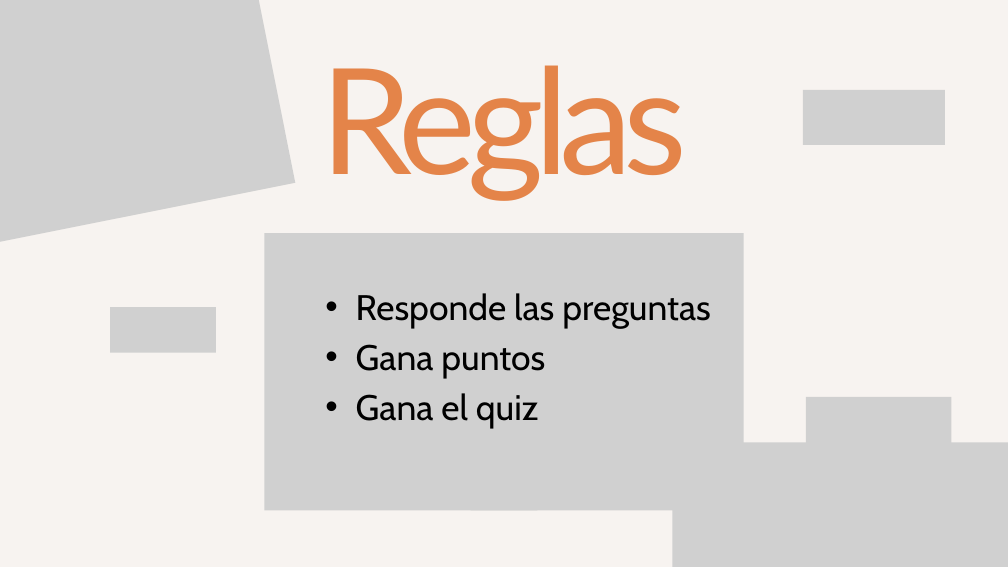
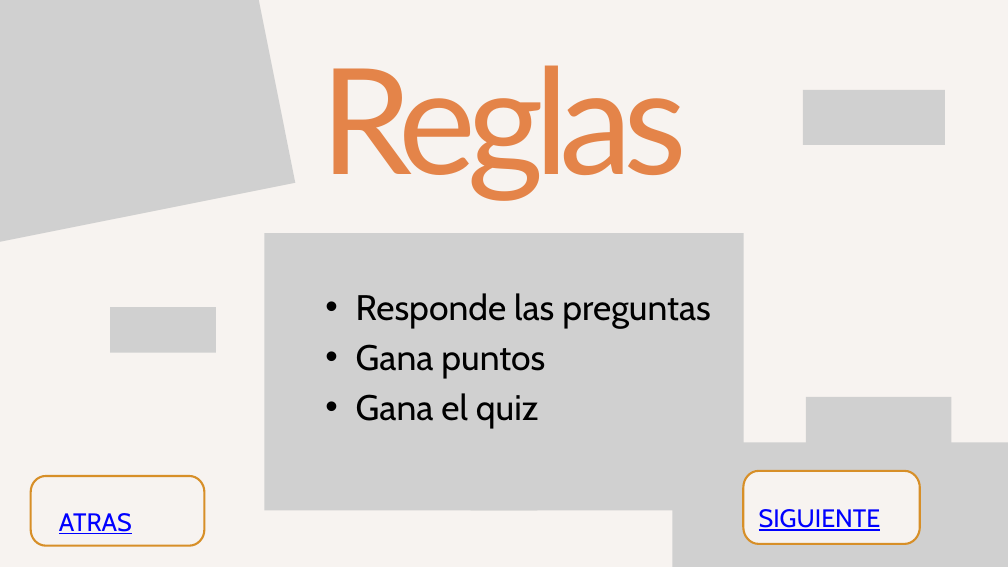
Before and after one commit to Galia-Landeros/EduMotion, a slide deck: slide 2 of assets/ppt/Green and Orange Illustrative Quiz Time Presentation.pptx. Drawn at 1008x567 pixels with LibreOffice and Linux fonts; fonts in the diff are those of the drawing; grey boxes stand for pictures; background and template pictures are left out. Boxes give left, top, right and bottom in pixels: in the first picture for what was removed or moved away, otherwise in the second. Text is boxed around its words. In the diff, an @@ line names an element or a change of style, - is before the commit and + after.

```diff
--- a/assets/ppt/Green and Orange Illustrative Quiz Time Presentation.pptx
+++ b/assets/ppt/Green and Orange Illustrative Quiz Time Presentation.pptx
@@ freeform shape added at (31,476,205,545), fill #F7F3F0, outline #D78F28 3 pt @@
@@ freeform shape added at (743,471,920,544), fill #F7F3F0, outline #D78F28 3 pt @@
@@ text added at (759,509,881,531), 36 pt, text #0000FF, underline @@
+  SIGUIENTE
@@ text added at (59,513,132,534), 36 pt, text #0000FF, underline @@
+  ATRAS
```
Also in this commit, not shown: 11 other slides changed, 11 other files.
